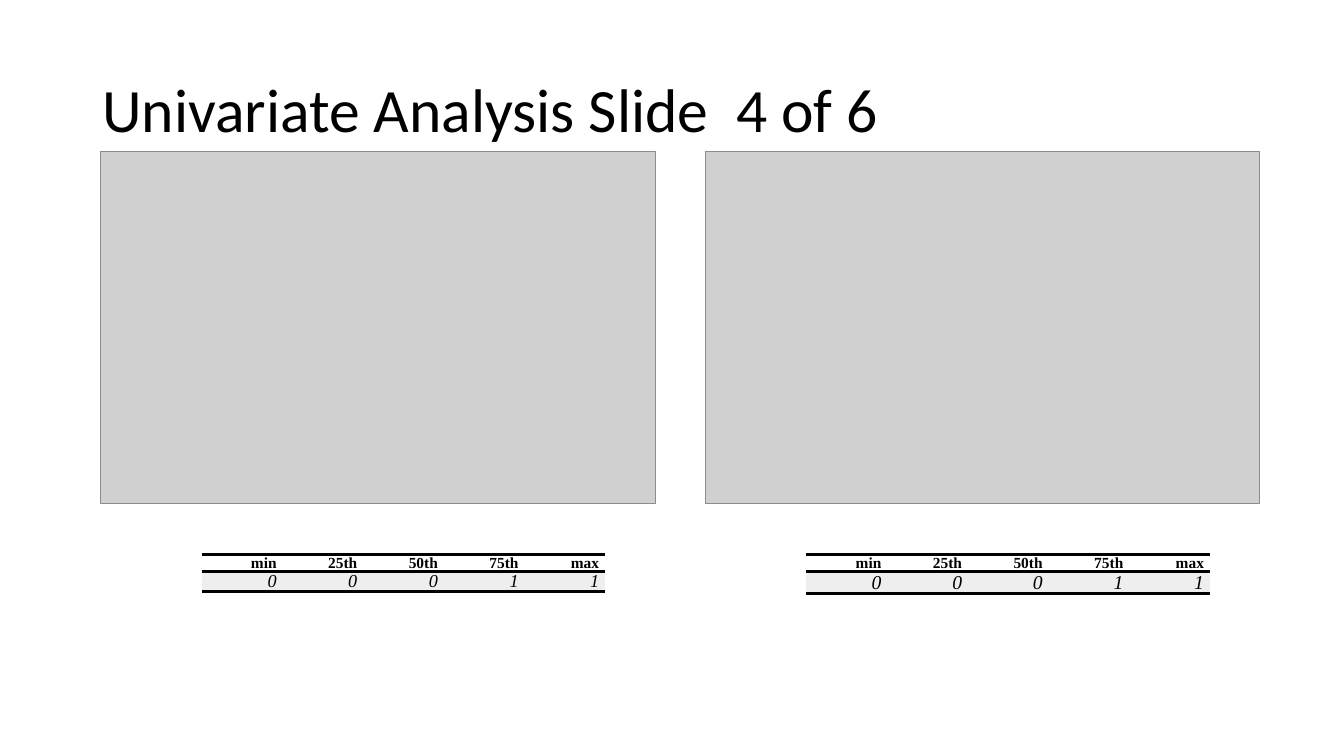
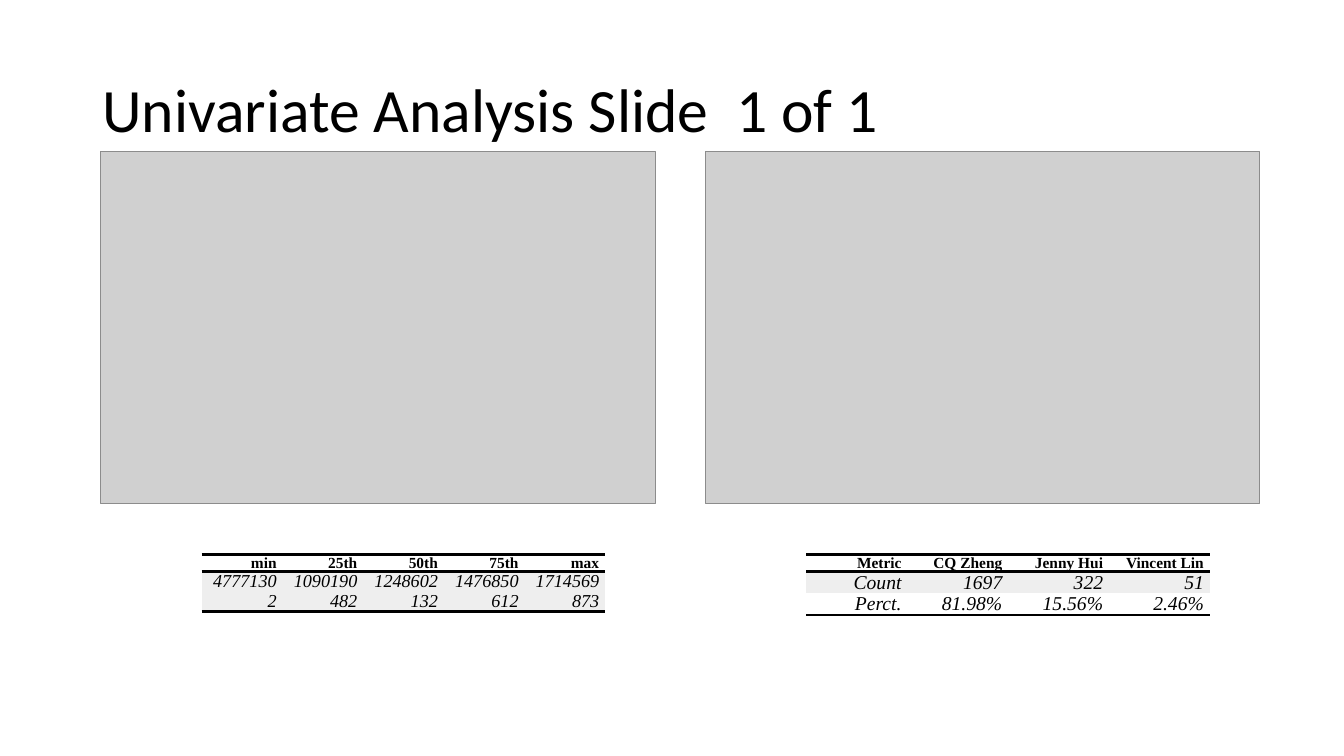
Before and after one commit to chris-billingham/R_code, a slide deck: slide 3 of Shinydashboard/titanic_exp_report.pptx (slide 6 before the commit). Drawn at 1344x756 pixels with LibreOffice and Linux fonts; fonts in the diff are those of the drawing; grey boxes stand for pictures. Boxes give left, top, right and bottom in pixels: in the first picture for what was removed or moved away, otherwise in the second. Text is boxed around its words. In the diff, an @@ line names an element or a change of style, - is before the commit and + after.

```diff
--- a/Shinydashboard/titanic_exp_report.pptx
+++ b/Shinydashboard/titanic_exp_report.pptx
@@ title at [102, 89, 877, 142]: text changed @@
-Univariate Analysis Slide 4 of 6
+Univariate Analysis Slide 1 of 1
@@ table at [202, 555, 605, 756] @@
-row 2: 0 | 0 | 0 | 1 | 1
+row 2: 47771302 | 1090190482 | 1248602132 | 1476850612 | 1714569873
@@ table at [807, 555, 1210, 756] @@
-min | 25th | 50th | 75th | max
-0 | 0 | 0 | 1 | 1
+Metric | CQ Zheng | Jenny Hui | Vincent Lin
+Count | 1697 | 322 | 51
+Perct. | 81.98% | 15.56% | 2.46%
```
Also in this commit, not shown: 1 slide added, 11 slides removed, 5 other files.
